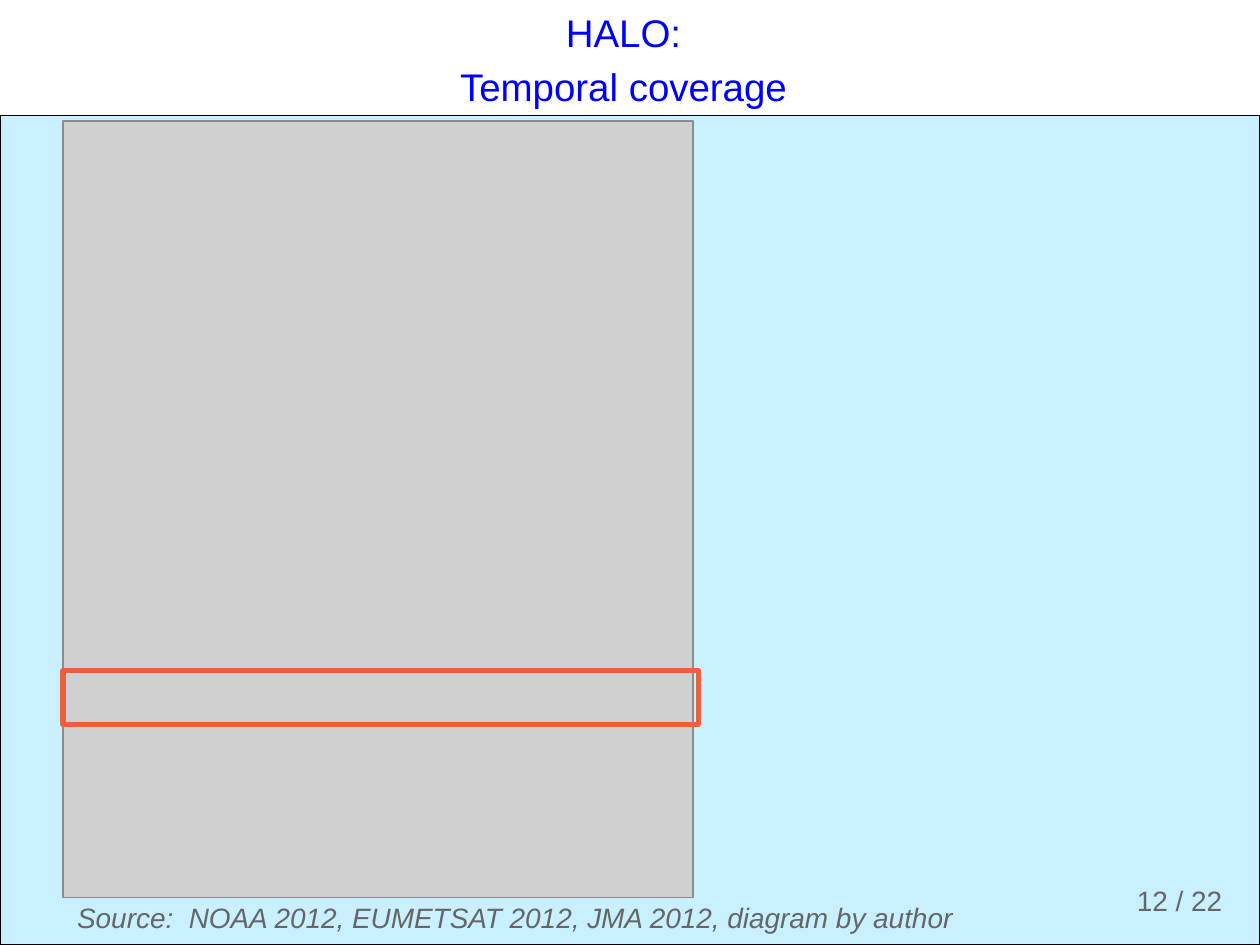
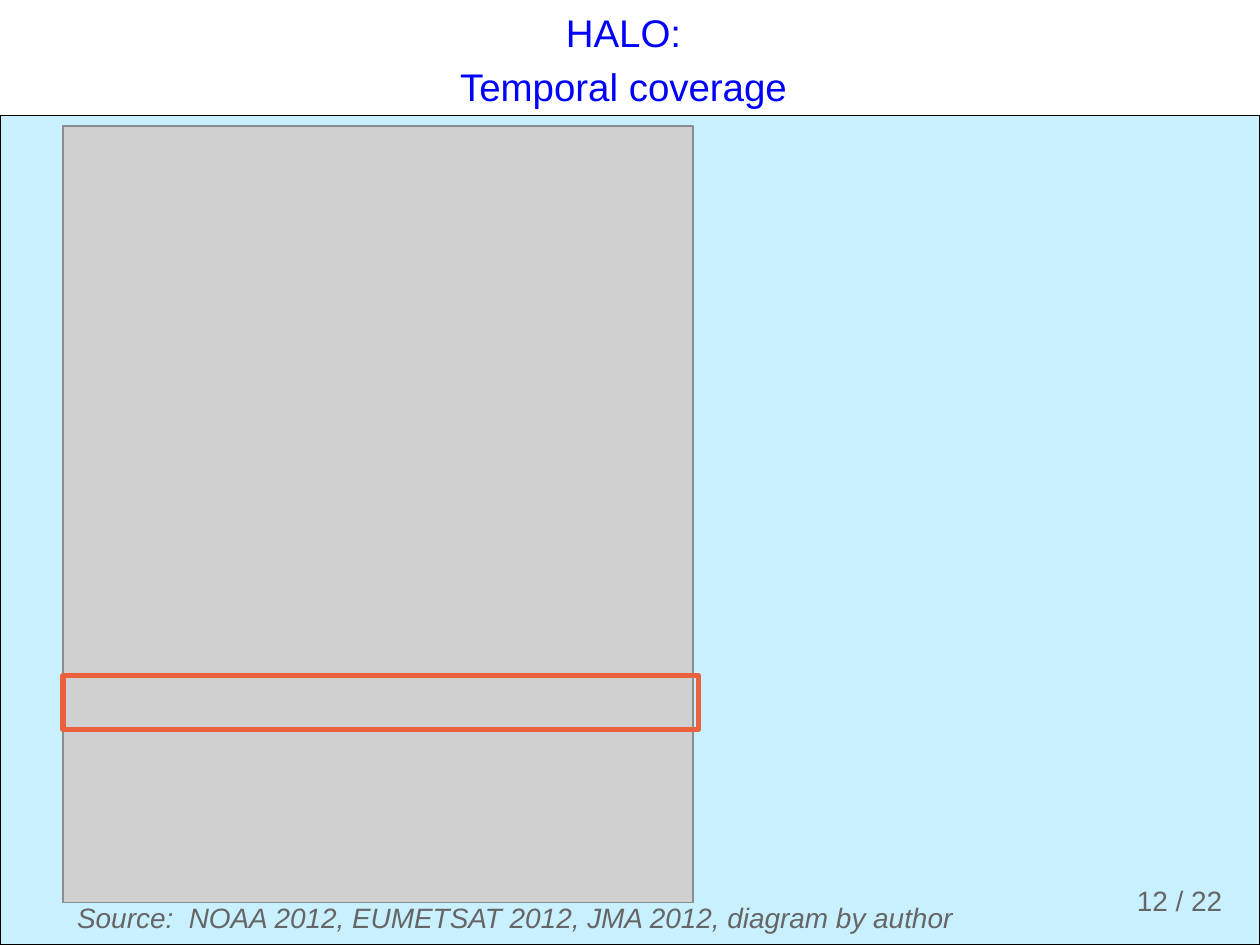
Before and after one commit to ogutu/H.A.L.O., a slide deck: slide 12 of documents/presentations/HALO.odp. Drawn at 1260x945 pixels with LibreOffice and Linux fonts; fonts in the diff are those of the drawing; grey boxes stand for pictures; background and template pictures are left out. Boxes give left, top, right and bottom in pixels: in the first picture for what was removed or moved away, otherwise in the second. Text is boxed around its words. In the diff, an @@ line names an element or a change of style, - is before the commit and + after.

```diff
--- a/documents/presentations/HALO.odp
+++ b/documents/presentations/HALO.odp
@@ picture: place and size @@
-picture at [63, 121, 693, 897]
+picture at [63, 126, 693, 902]
@@ rectangle: place and size @@
-rectangle at [63, 670, 698, 724]
+rectangle at [63, 675, 698, 730]
```
Also in this commit, not shown: 3 other slides changed, 4 other files.
